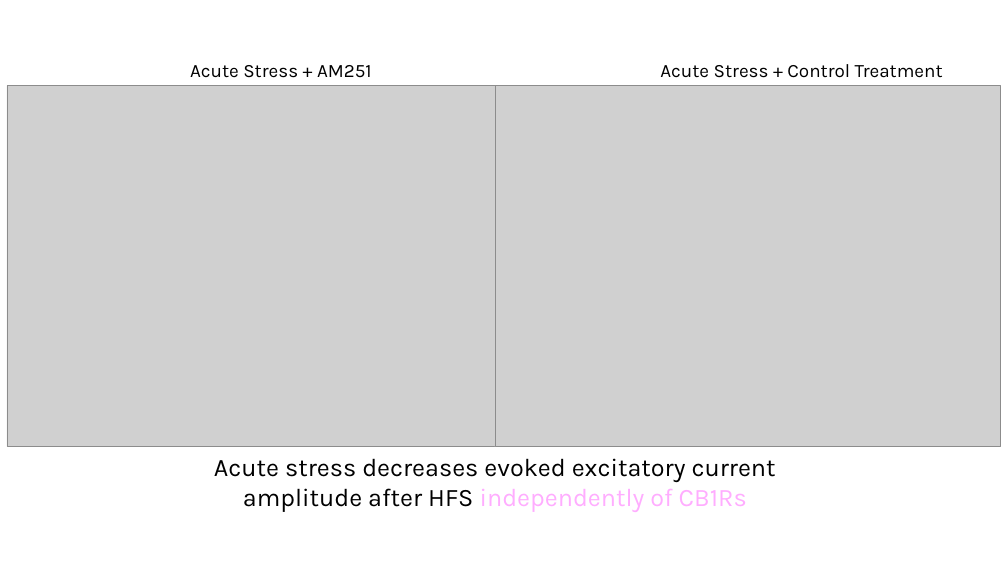
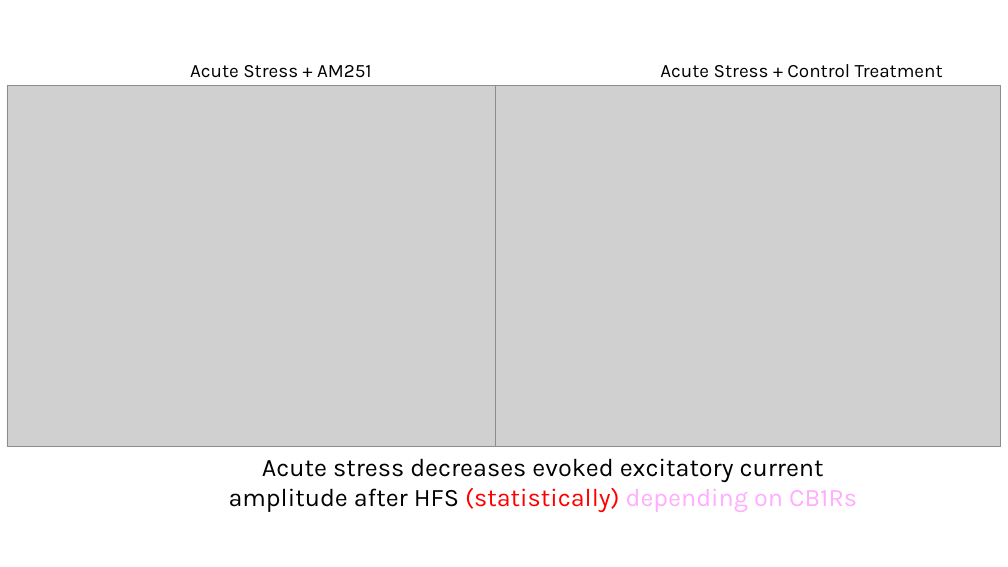
Before and after one commit to rmuzzatti/honours, a slide deck: slide 12 of Presentations/data_presentation_20250703.pptx (slide 7 before the commit). Drawn at 1008x567 pixels with LibreOffice and Linux fonts; fonts in the diff are those of the drawing; grey boxes stand for pictures. Boxes give left, top, right and bottom in pixels: in the first picture for what was removed or moved away, otherwise in the second. Text is boxed around its words. In the diff, an @@ line names an element or a change of style, - is before the commit and + after.

Commit message:
ppt

```diff
--- a/Presentations/data_presentation_20250703.pptx
+++ b/Presentations/data_presentation_20250703.pptx
@@ text at [229,458,857,512]: text changed @@
-Acute stress decreases evoked excitatory current amplitude after HFS independently of CB1Rs
+Acute stress decreases evoked excitatory current amplitude after HFS (statistically) depending on CB1Rs
```
Also in this commit, not shown: 12 slides added, 3 slides removed.
